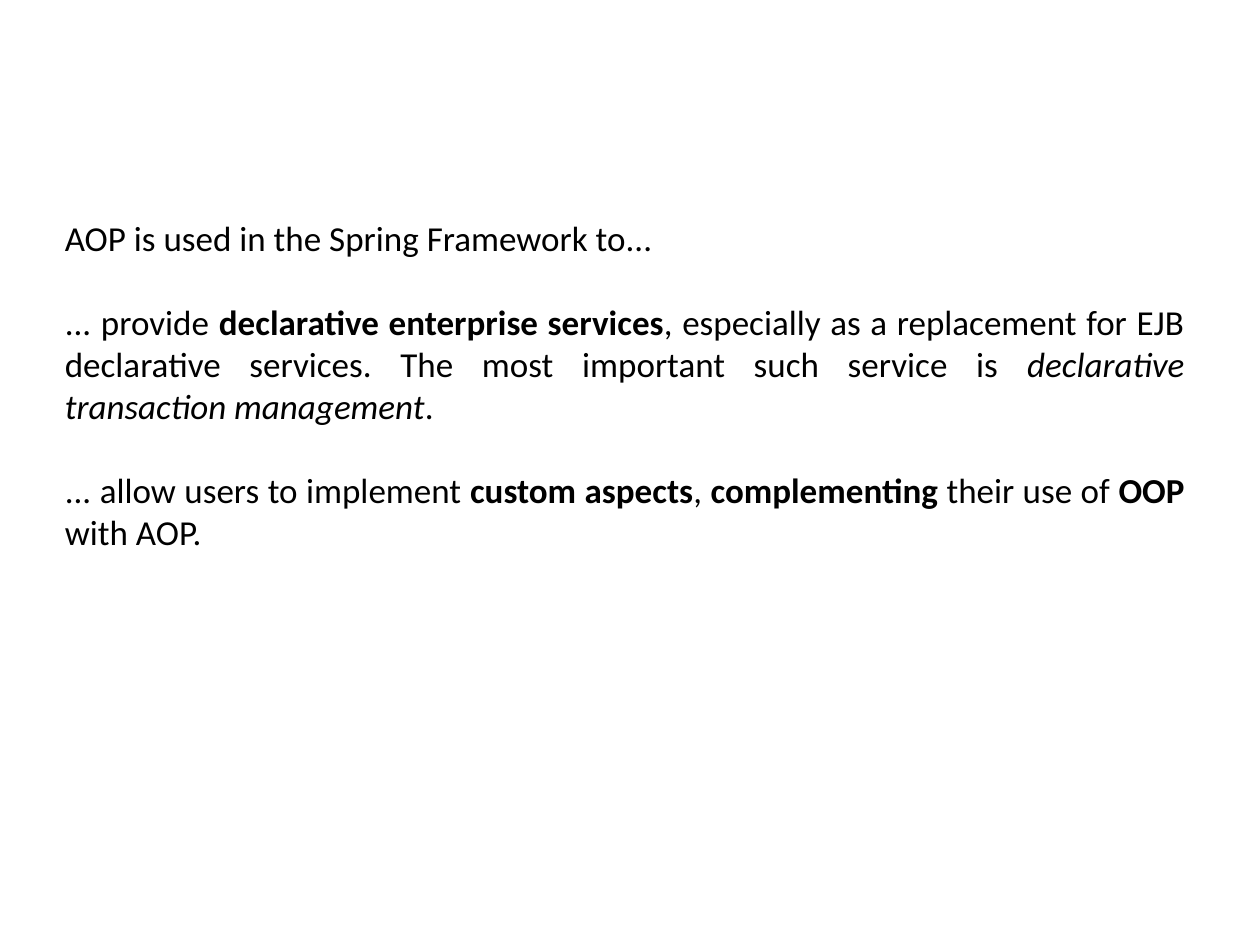
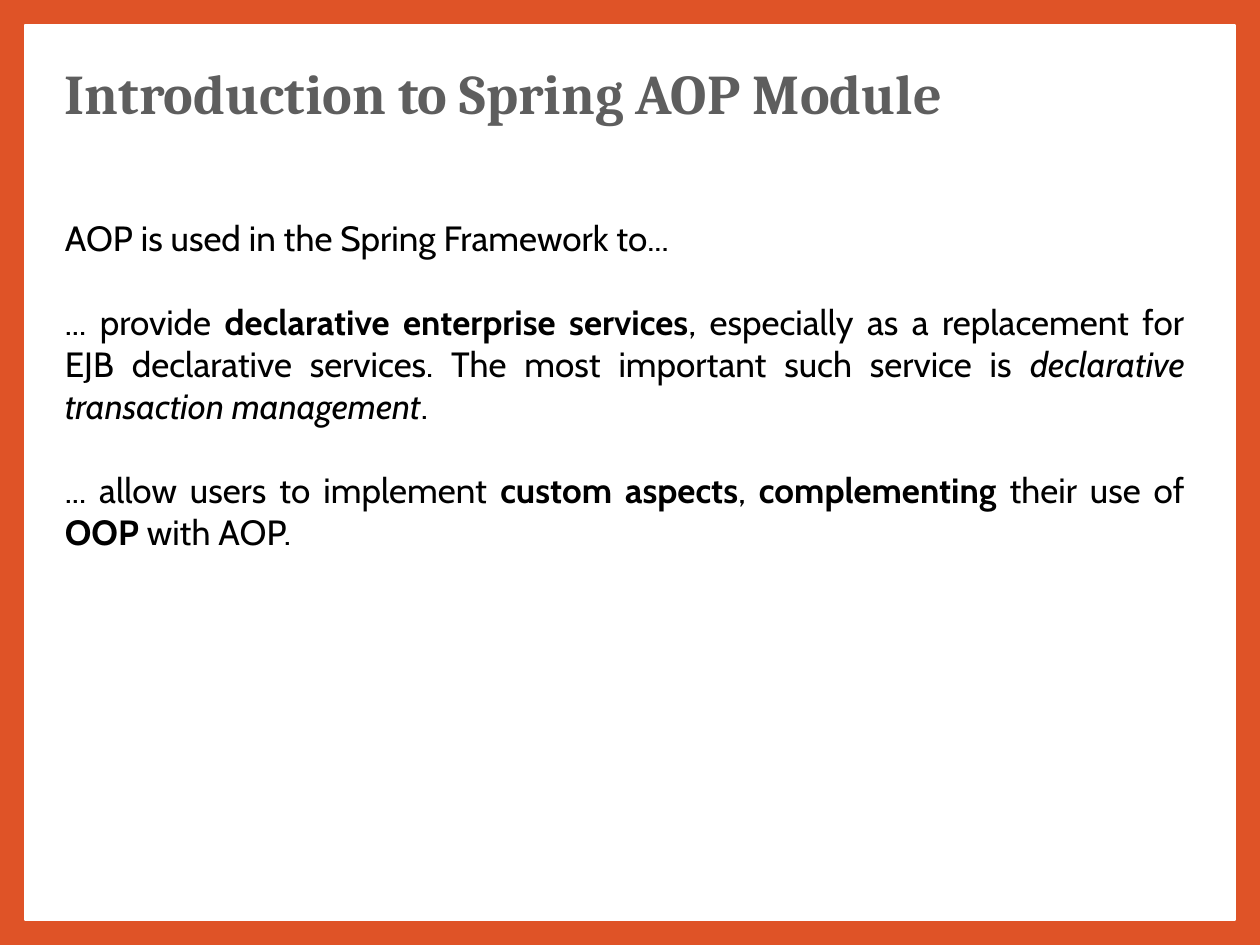
Before and after one commit to jrambasana/AJP2022-material, a slide deck: slide 40 of AJP Slides/AJP (01ce0502) - Unit 7 - Spring.pptx (slide 39 before the commit). Drawn at 1260x945 pixels with LibreOffice and Linux fonts; fonts in the diff are those of the drawing; background and template pictures are left out. Boxes give left, top, right and bottom in pixels: in the first picture for what was removed or moved away, otherwise in the second. Text is boxed around its words. In the diff, an @@ line names an element or a change of style, - is before the commit and + after.

```diff
--- a/AJP Slides/AJP (01ce0502) - Unit 7 - Spring.pptx
+++ b/AJP Slides/AJP (01ce0502) - Unit 7 - Spring.pptx
@@ background picture (left out) to #DF5327 @@
@@ rectangle added at bbox=[25, 25, 1235, 920], fill #FFFFFF, outline #FFFFFF 1 pt @@
@@ text "Introduction to Spring AOP Module": place and size @@
-text "Introduction to Spring AOP Module" at bbox=[0, 53, 609, 202]
+text "Introduction to Spring AOP Module" at bbox=[65, 75, 942, 127]
@@ text "Introduction to Spring AOP Module" at bbox=[65, 75, 942, 127]: text colour #FFFFFF to #5E5E5E; alignment centre to left @@
@@ text "AOP is used in the ..." at bbox=[65, 224, 1185, 546]: font Calibri to Cabin @@
```
Also in this commit, not shown: 46 other slides changed, 3 slides added, 2 slides removed, 17 other files.
